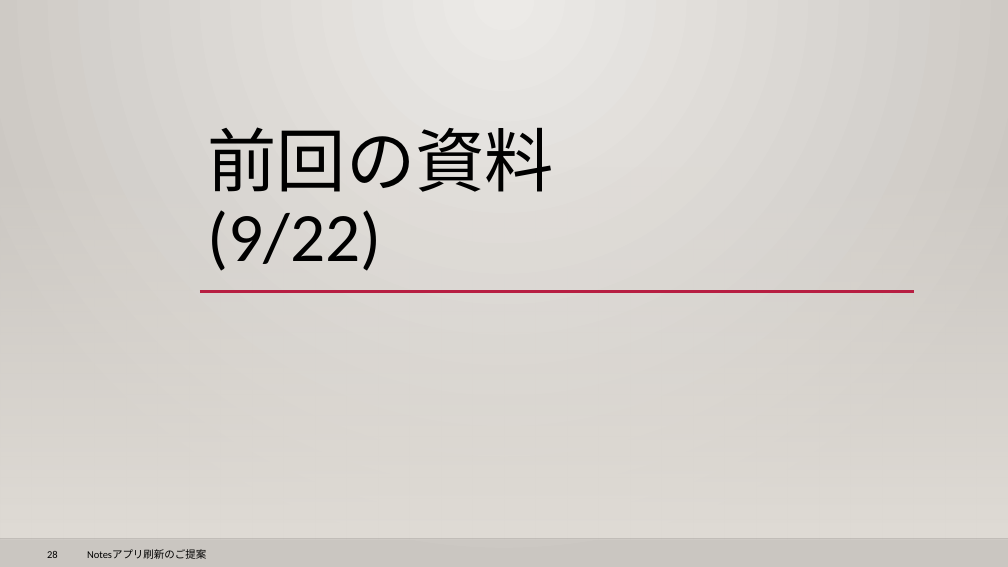
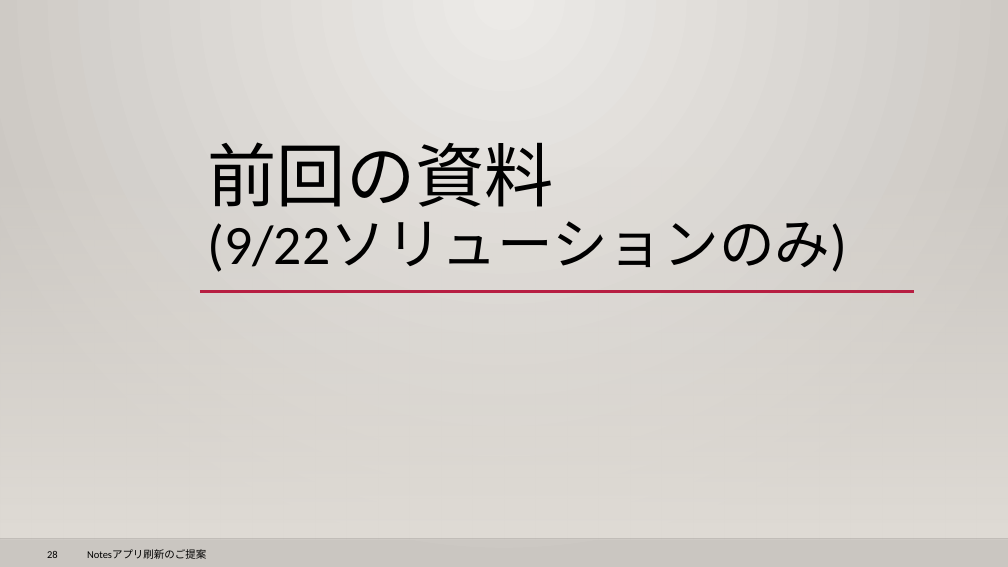
Before and after one commit to 0494938/Notes--CMS-Online, a slide deck: slide 28 of Notesアプリ刷新プロジェクト提案見積もり.pptx. Drawn at 1008x567 pixels with LibreOffice and Linux fonts; fonts in the diff are those of the drawing; background and template pictures are left out. Boxes give left, top, right and bottom in pixels: in the first picture for what was removed or moved away, otherwise in the second. Text is boxed around its words. In the diff, an @@ line names an element or a change of style, - is before the commit and + after.

```diff
--- a/Notesアプリ刷新プロジェクト提案見積もり.pptx
+++ b/Notesアプリ刷新プロジェクト提案見積もり.pptx
@@ title at box(207, 142, 847, 272): text changed; size 66 to 53 pt @@
-前回の資料
-(9/22)
+前回の資料
+(9/22ソリューションのみ)
```
Also in this commit, not shown: 7 other slides changed, 1 other file.
